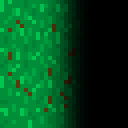
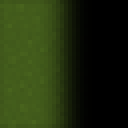
Before/after of a 128×128 layered artwork. What changed in the layer stack:
moved "Layer 2" above "grass-tile (1)", painted on it over (0, 0, 88, 128)
added layer "grass-tile (1)" above "Layer 1" over (0, 0, 88, 128)
